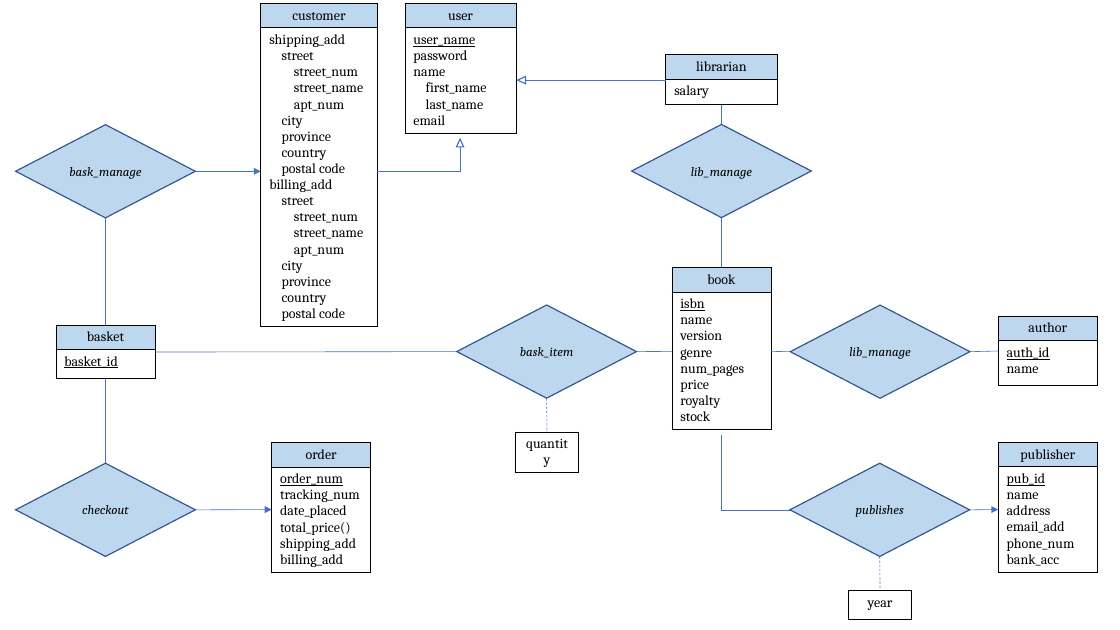
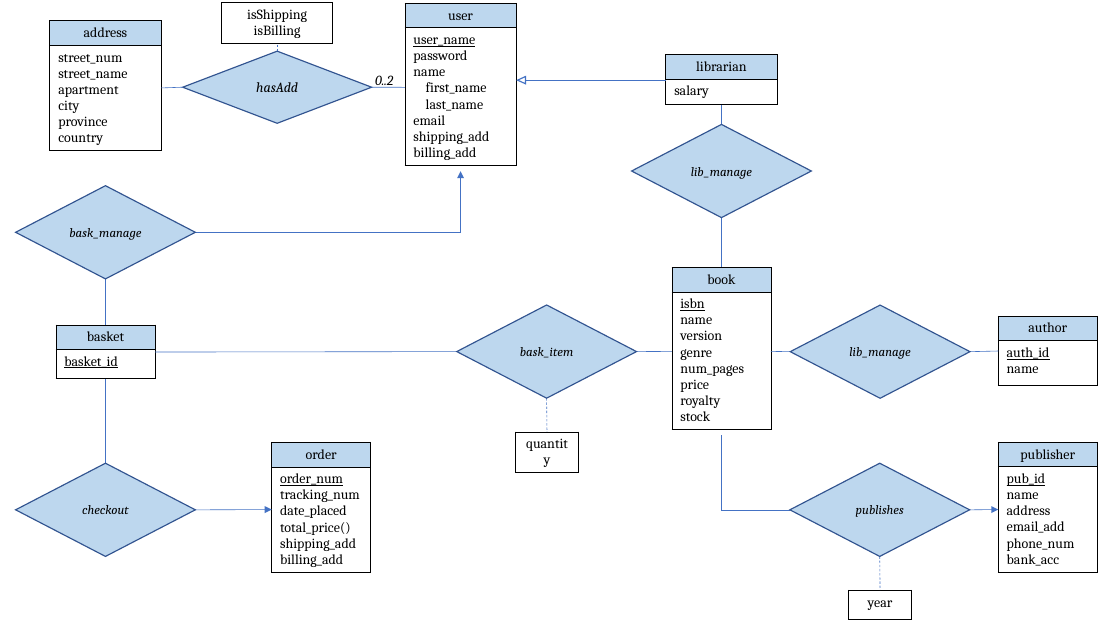
Before and after one commit to john-breton/COMP3005, a slide deck: slide 1 of ER Diagram/ER Diagram - Project - COMP3005.pptx. Drawn at 1120x630 pixels with LibreOffice and Linux fonts; fonts in the diff are those of the drawing. Boxes give left, top, right and bottom in pixels: in the first picture for what was removed or moved away, otherwise in the second. Text is boxed around its words. In the diff, an @@ line names an element or a change of style, - is before the commit and + after.

```diff
--- a/ER Diagram/ER Diagram - Project - COMP3005.pptx
+++ b/ER Diagram/ER Diagram - Project - COMP3005.pptx
@@ table added at <box>50,21,160,155</box>, 2 rows, 1 columns @@
+address
+street_num / street_name / apartment / city / province / country
@@ table added at <box>222,3,333,45</box>, 1 rows, 1 columns @@
+isShipping / isBilling
@@ table removed at <box>261,3,377,339</box>, 2 rows, 1 columns @@
-customer
-shipping_add / street / street_num / street_name / apt_num / city / province / country / postal code / billing_add / street / street_num / street_name / apt_num / city / province / country / postal code
@@ table at <box>405,3,516,171</box> @@
-row 2, column 1: user_name / password / name / first_name / last_name / email
+row 2, column 1: user_name / password / name / first_name / last_name / email / shipping_add / billing_add
@@ diamond added at <box>183,51,372,124</box>, fill #BDD7EE, outline #325491 1 pt, 12 pt, text #000000, italic @@
+hasAdd
@@ line added from (277, 45) to (277, 51), #4472C4 0.5 pt dashed @@
@@ line added from (183, 87) to (161, 88), #4472C4 0.5 pt @@
@@ line moved from (377, 171) - (460, 171) to (371, 87) - (405, 87) @@
@@ text added at <box>375,75,393,88</box>, 12 pt, text #000000, italic @@
+0..2
@@ triangle removed at <box>456,139,464,147</box> @@
@@ line removed from (460, 147) to (460, 221) @@
@@ arrow removed from (196, 171) to (261, 171) @@
@@ elbow arrow added from (196, 233) to (460, 171), #4472C4 0.5 pt @@
@@ rectangle removed at <box>457,172,464,226</box> @@
@@ diamond "bask_manage": place and size @@
-diamond "bask_manage" at <box>16,124,196,218</box>
+diamond "bask_manage" at <box>16,186,196,279</box>
@@ line moved from (106, 218) - (106, 325) to (106, 279) - (106, 325) @@
```
